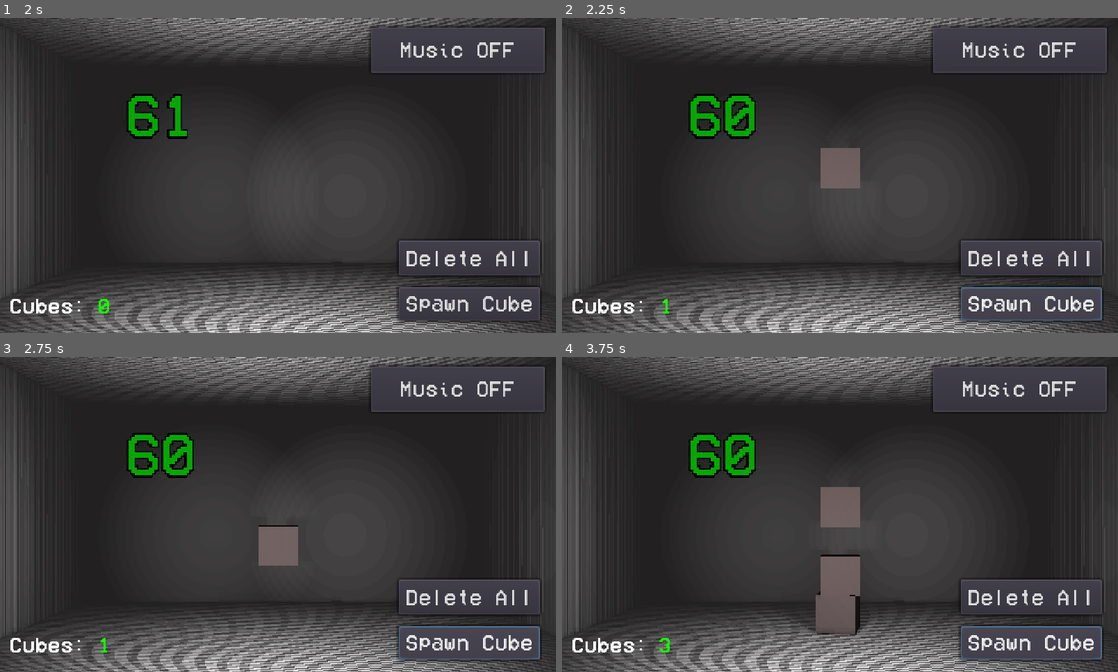
Above: before the commit, frames 1-4 (two rows, left to right).
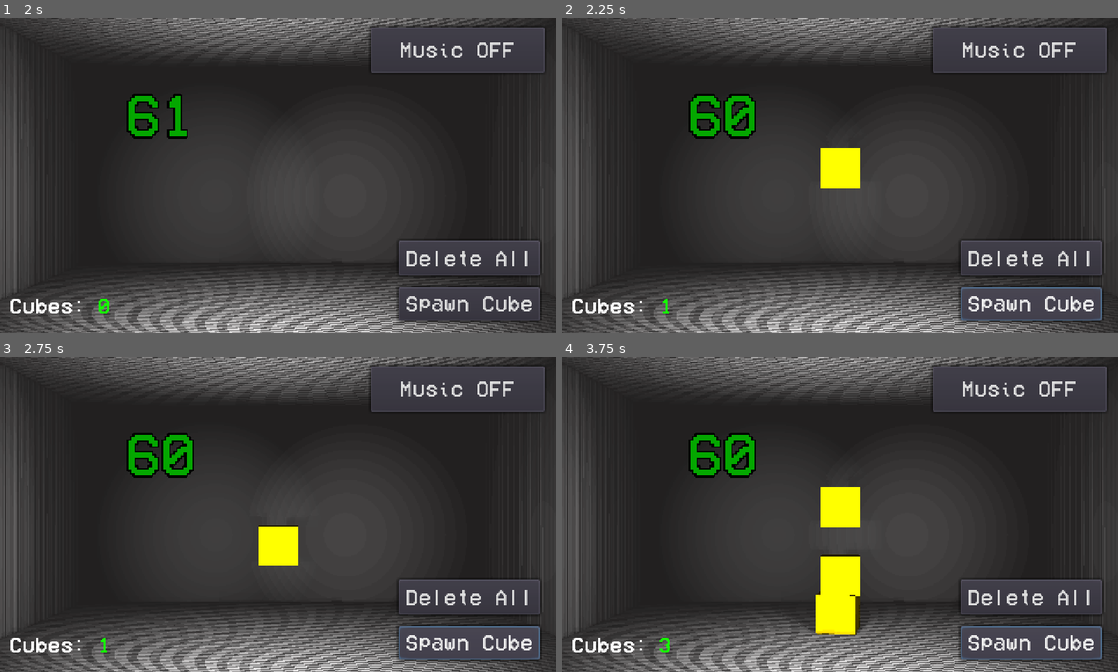
Above: after the commit, the same moments.

Repository: yaragirodev/vitaCubes
Game: Godot game, scene res://scenes/mainMenu.tscn
Two runs of this game, one before a commit and one after it. Both use one fixed random seed, a clock stepped at 60 frames per second and the inputs below.
Inputs:
- Up to frame 1 (2 s): click "Load Assets" at 0.5 s; click "Start" at 1.25 s
- Up to frame 2 (2.25 s): click "Spawn Cube" at 2 s
- Up to frame 3 (2.75 s): no input
- Up to frame 4 (3.75 s): click "Spawn Cube" at 2.75 s; click "Spawn Cube" at 3.5 s

Frame 1 is identical in both runs. In frame 2, 0.9% of the frame differs, in the area x 46-54%, y 41-55%; in frame 3, 0.9%; in frame 4, 2.8%, in the area x 45-54%, y 41-89%.

Commit message:
removed cube reflection and added env light

Diff:
--- a/assets/cube/cube.tscn
+++ b/assets/cube/cube.tscn
@@ -3,8 +3,7 @@
 [sub_resource type="CubeMesh" id=1]
 
 [sub_resource type="SpatialMaterial" id=3]
-albedo_color = Color( 0.552941, 0.478431, 0.478431, 1 )
-metallic = 0.45
+albedo_color = Color( 1, 0.866667, 0, 1 )
 metallic_specular = 0.0
 roughness = 0.0
 
--- a/scenes/main.tscn
+++ b/scenes/main.tscn
@@ -16,6 +16,11 @@
 background_energy = 0.39
 ambient_light_color = Color( 0.270588, 0.258824, 0.258824, 1 )
 ambient_light_energy = 0.49
+
+[sub_resource type="Environment" id=3]
+background_mode = 1
+background_color = Color( 0.670588, 0.603922, 0.603922, 1 )
+background_energy = 12.4
 
 [node name="Spatial" type="Spatial"]
 
@@ -91,3 +96,6 @@
 [node name="musicStream" type="AudioStreamPlayer" parent="."]
 stream = ExtResource( 5 )
 bus = "Musicreverb"
+
+[node name="WorldEnvironment" type="WorldEnvironment" parent="."]
+environment = SubResource( 3 )
Not shown: 1 places in scenes/main.tscn that only renumber resources
